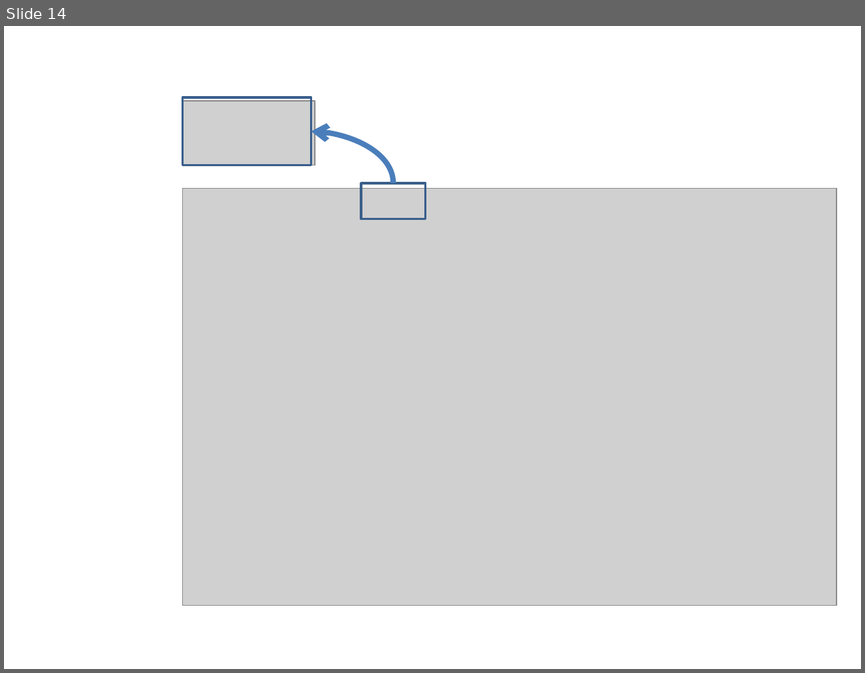
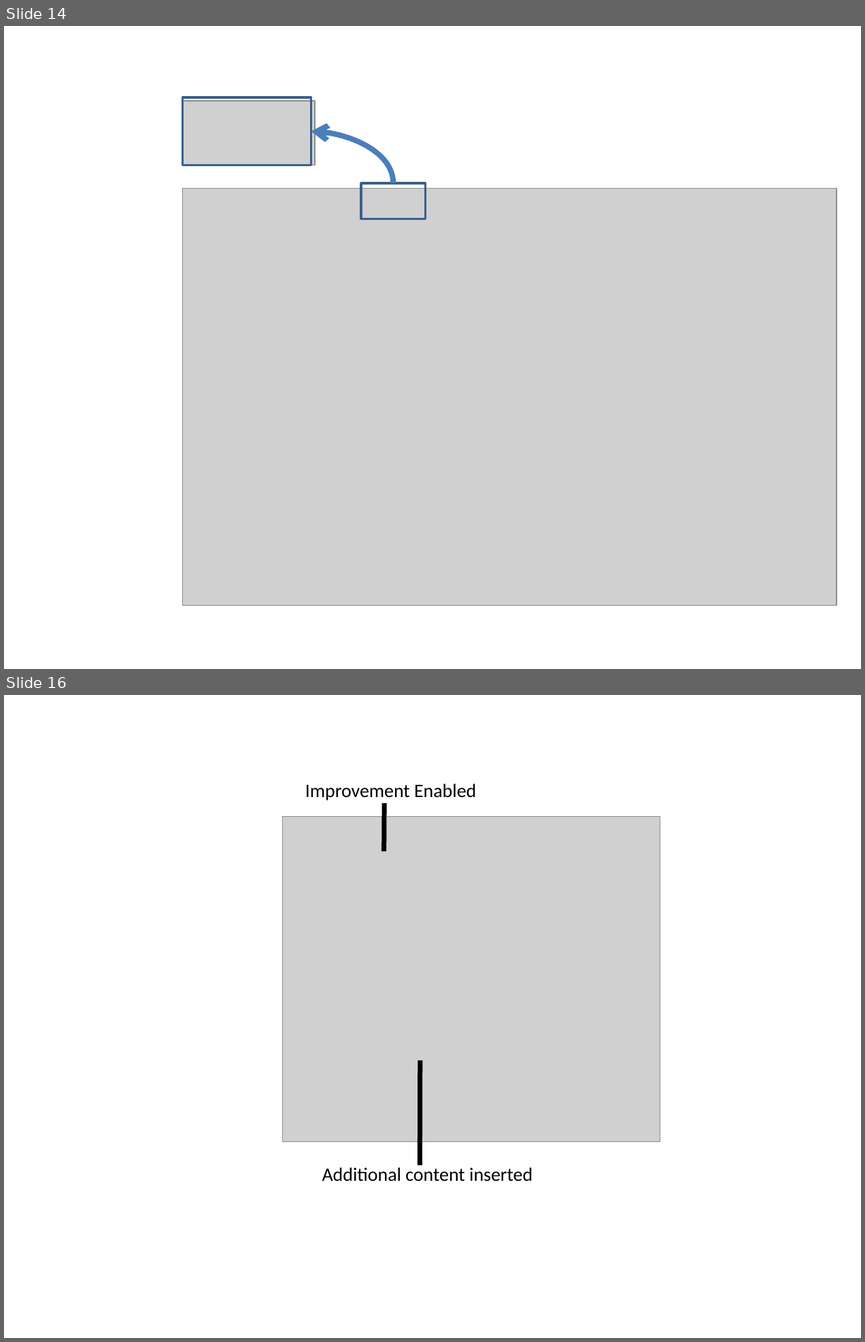
Before and after one commit to robennals/think-link, a slide deck: papers/diagrams.pptx. Shown one above the other, each under a label of ours: slide 14 before the commit, slides 14 and 16 after it; the slides between them are not shown. The pictures are 865x673 and 865x1342 pixels, drawn with LibreOffice and Linux fonts; fonts in the diff are those of the drawing; grey boxes stand for pictures. Boxes give left, top, right and bottom in pixels: in the first picture for what was removed or moved away, otherwise in the second. Text is boxed around its words. In the diff, an @@ line names an element or a change of style, - is before the commit and + after.

```diff
--- a/papers/diagrams.pptx
+++ b/papers/diagrams.pptx
@@ slide 16 added at [4, 695, 861, 1338], background #FFFFFF @@
@@ text added at [305, 783, 476, 800], 16 pt, text #000000 @@
+Improvement Enabled
@@ picture added at [283, 817, 660, 1141] @@
@@ line added from (384, 803) to (383, 851), #000000 4 pt @@
@@ line added from (420, 1060) to (419, 1164), #000000 4 pt @@
@@ text added at [322, 1164, 532, 1181], 16 pt, text #000000 @@
+Additional content inserted
```
Also in this commit, not shown: 2 other slides added, 10 other files.
